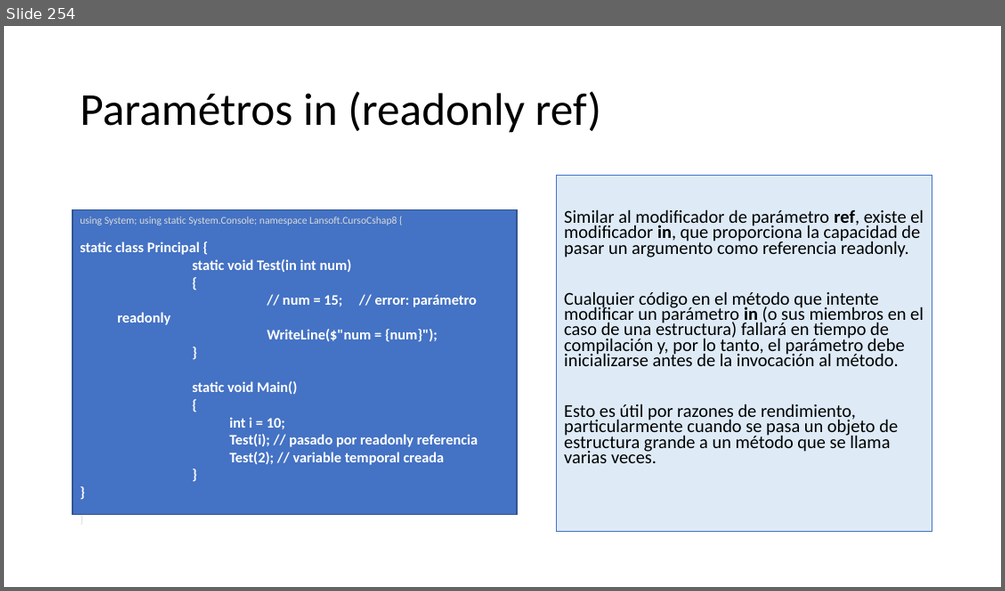
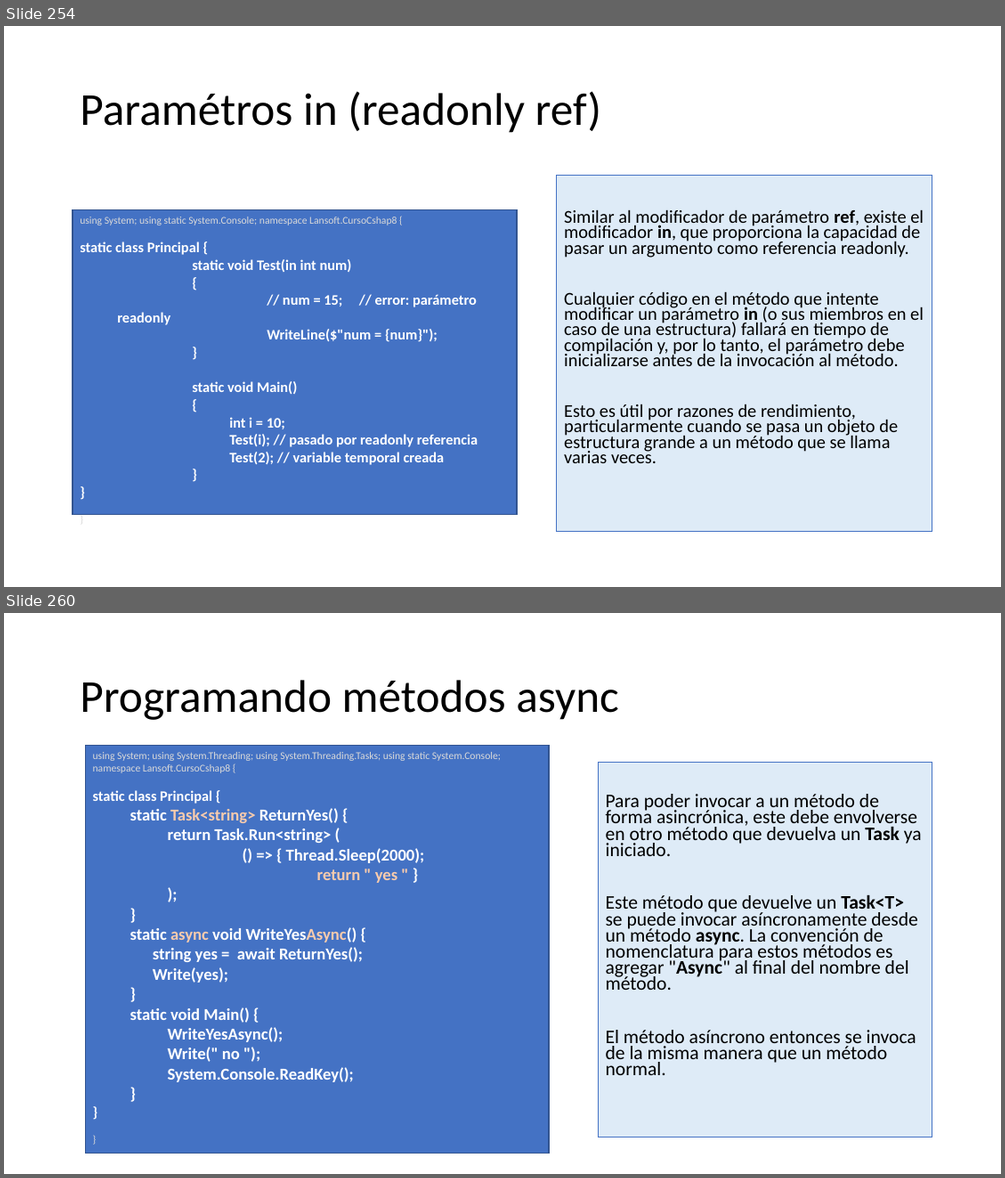
Before and after one commit to AlbertOsinaga/CursoCSharp__8, a slide deck: CSharpQuickReferencia.pptx. Shown one above the other, each under a label of ours: slide 254 before the commit, slides 254 and 260 after it; the slides between them are not shown. The pictures are 1005x591 and 1005x1178 pixels, drawn with LibreOffice and Linux fonts; fonts in the diff are those of the drawing. Boxes give left, top, right and bottom in pixels: in the first picture for what was removed or moved away, otherwise in the second. Text is boxed around its words. In the diff, an @@ line names an element or a change of style, - is before the commit and + after.

```diff
--- a/CSharpQuickReferencia.pptx
+++ b/CSharpQuickReferencia.pptx
@@ slide 260 added at (x1=4, y1=613, x2=1001, y2=1174), background #FFFFFF @@
@@ title added at (x1=80, y1=680, x2=619, y2=720), 44 pt, text #000000 @@
+Programando métodos async
@@ rectangle added at (x1=86, y1=746, x2=550, y2=1153), fill #4472C4, outline #325491 1 pt, 16 pt, text #FFFFFF, bold @@
+using System; using System.Threading; using System.Threading.Tasks; using static System.Console; namespace Lansoft.CursoCshap8 {
+static class Principal {
+  static Task<string> ReturnYes() {
+    return Task.Run<string> (
+    () => { Thread.Sleep(2000);
+    return " yes " }
+    );
+  }
+  static async void WriteYesAsync() {
+  string yes = await ReturnYes();
+  Write(yes);
+  }
+  static void Main() {
+    WriteYesAsync();
+    Write(" no ");
+    System.Console.ReadKey();
+  }
+}
+}
@@ text added at (x1=598, y1=763, x2=932, y2=1137), fill #DEEBF7, outline #4472C4 0.75 pt, 18.5 pt, text #000000 @@
+Para poder invocar a un método de forma asincrónica, este debe envolverse en otro método que devuelva un Task ya iniciado.
+Este método que devuelve un Task<T> se puede invocar asíncronamente desde un método async. La convención de nomenclatura para estos métodos es agregar "Async" al final del nombre del método.
+El método asíncrono entonces se invoca de la misma manera que un método normal.
```
Also in this commit, not shown: 1 slide changed, 5 other slides added.
